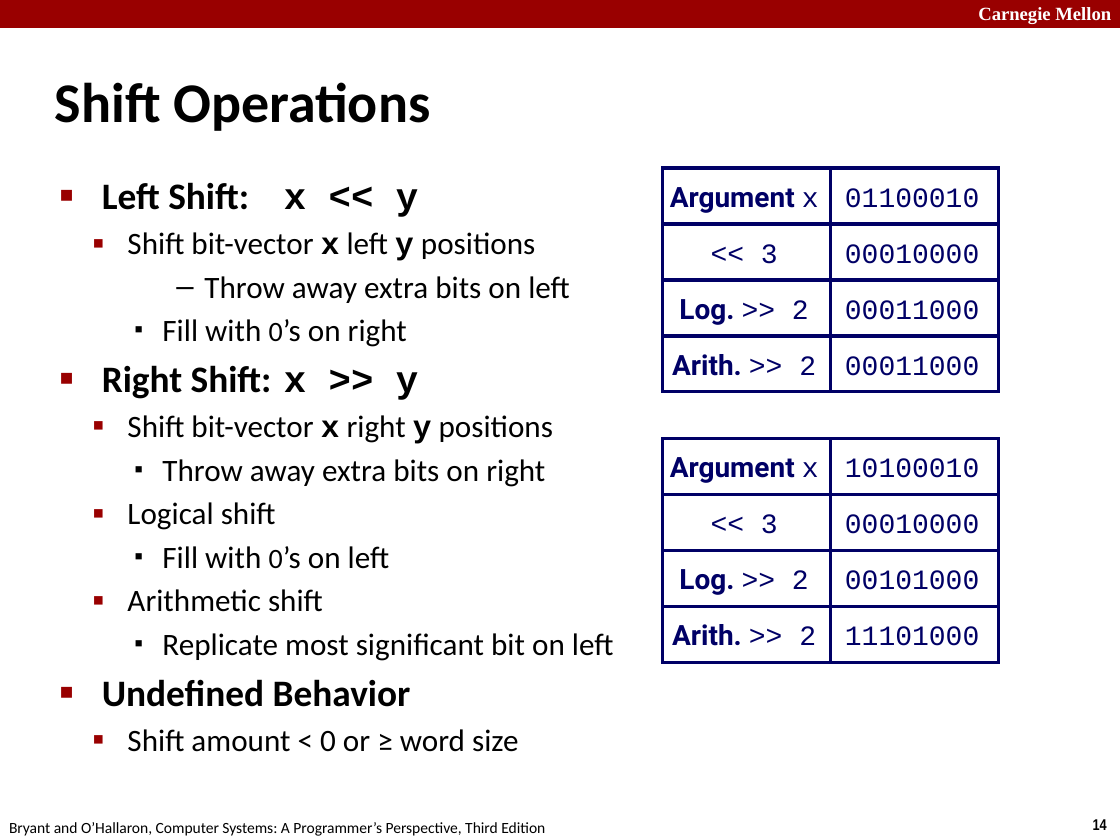
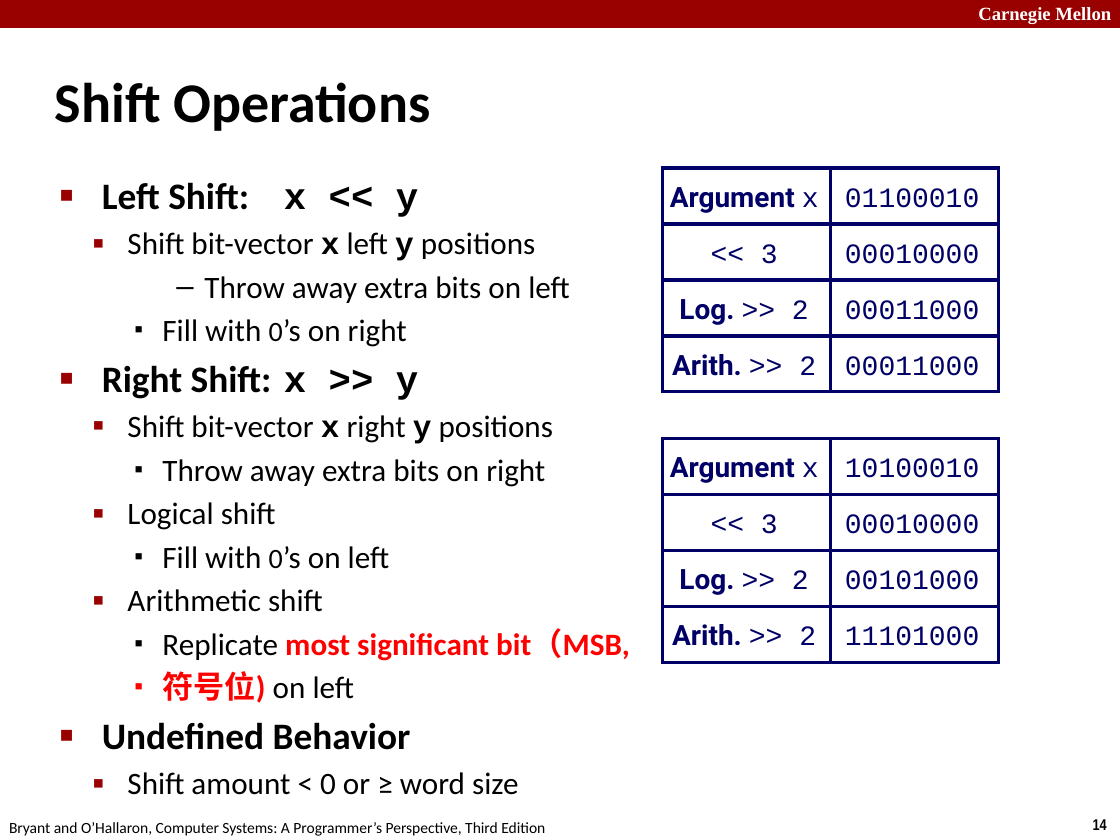
Before and after one commit to zhenli1347/MYCSAPP, a slide deck: slide 14 of Recitation1/02-03-bits-ints.pptx. Drawn at 1120x840 pixels with LibreOffice and Linux fonts; fonts in the diff are those of the drawing. Boxes give left, top, right and bottom in pixels: in the first picture for what was removed or moved away, otherwise in the second. Text is boxed around its words. In the diff, an @@ line names an element or a change of style, - is before the commit and + after.

```diff
--- a/Recitation1/02-03-bits-ints.pptx
+++ b/Recitation1/02-03-bits-ints.pptx
@@ text at (x1=162, y1=629, x2=630, y2=703): text changed; text colour #000000 to #FF0000; bold on @@
-    ▪ Replicate most significant bit on left
+    ▪ Replicate most significant bit（MSB,
+    ▪ 符号位) on left
```
Also in this commit, not shown: 4 other slides changed, 10 other files.
